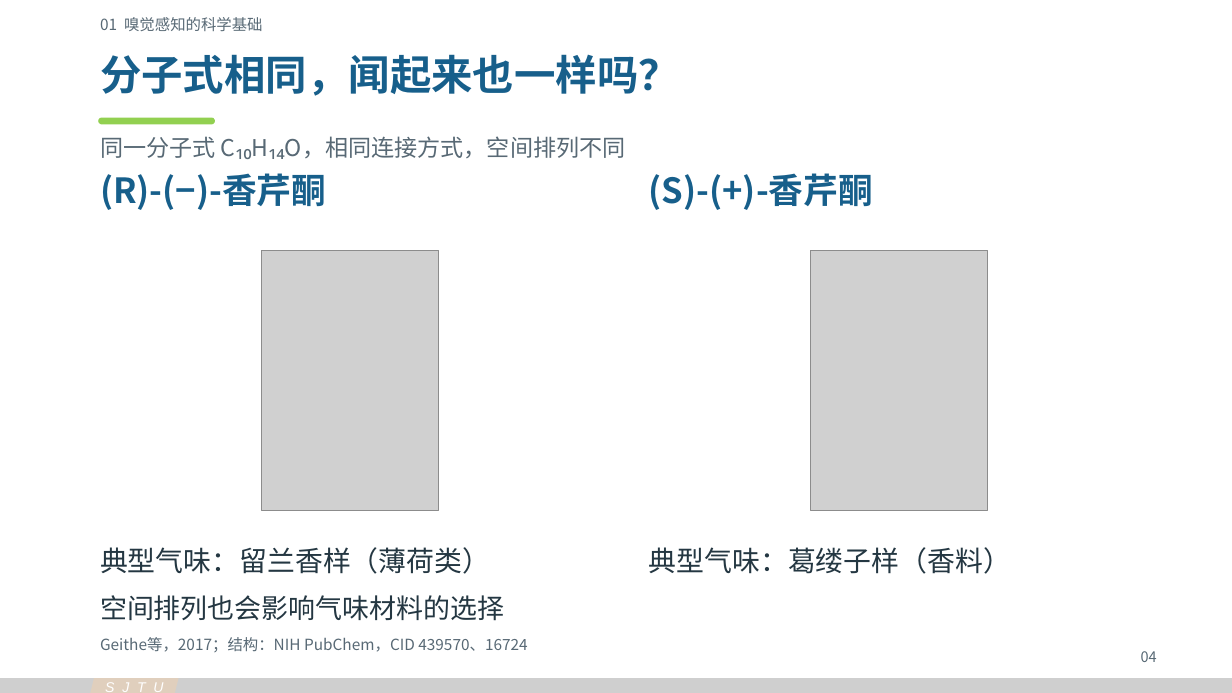
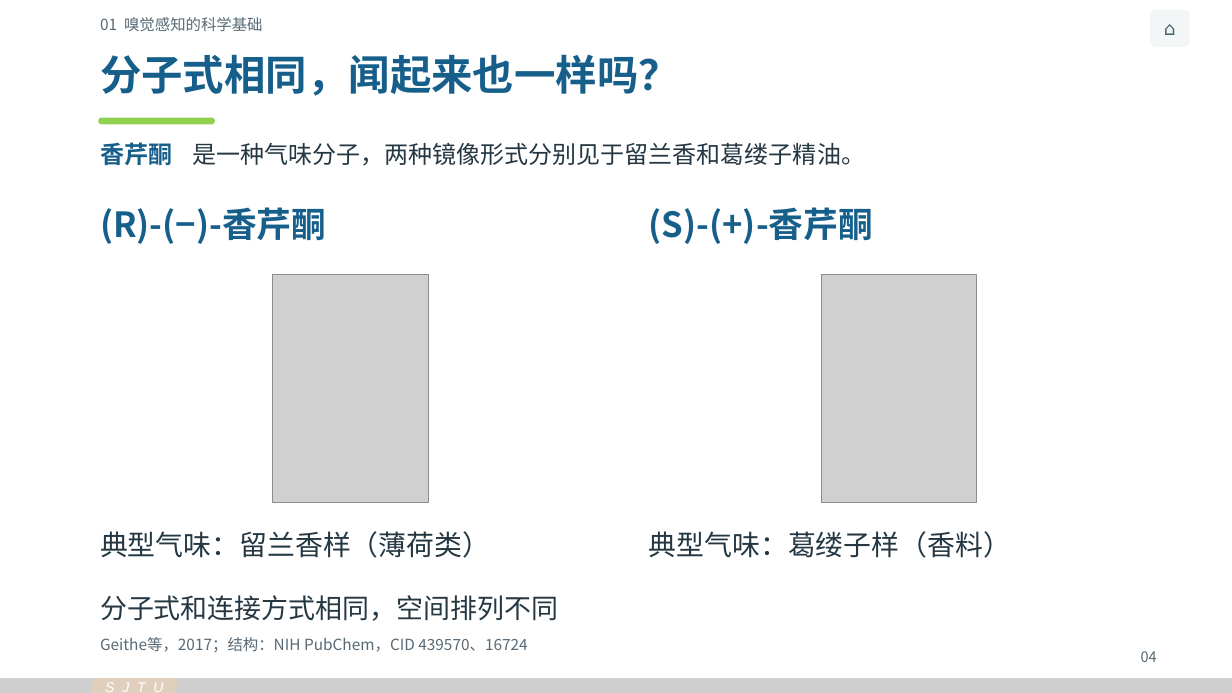
Before and after one commit to Cyh29hao/sjtu-olfaction-vr-2026, a slide deck: slide 4 of release/v3/olfaction-vr-v3.pptx. Drawn at 1232x693 pixels with LibreOffice and Linux fonts; fonts in the diff are those of the drawing; grey boxes stand for pictures. Boxes give left, top, right and bottom in pixels: in the first picture for what was removed or moved away, otherwise in the second. Text is boxed around its words. In the diff, an @@ line names an element or a change of style, - is before the commit and + after.

```diff
--- a/release/v3/olfaction-vr-v3.pptx
+++ b/release/v3/olfaction-vr-v3.pptx
@@ rounded rectangle added at (1151,9,1190,47), fill #F2F6F7, 14.5 pt, text #48636D @@
+⌂
@@ text at (100,142,172,165): text changed; size 27 to 18.8 pt @@
-(R)-(−)-香芹酮
+香芹酮
@@ text added at (193,142,866,166), 18.8 pt, text #243742 @@
+是一种气味分子，两种镜像形式分别见于留兰香和葛缕子精油。
@@ text added at (100,207,326,244), 27 pt, text #175F8B, bold @@
+(R)-(−)-香芹酮
@@ text "(S)-(+)-香芹酮": place and size @@
-text "(S)-(+)-香芹酮" at (649,173,873,210)
+text "(S)-(+)-香芹酮" at (649,207,873,244)
@@ picture: place and size @@
-picture at (262,250,439,510)
+picture at (273,274,429,503)
@@ picture: place and size @@
-picture at (811,250,988,510)
+picture at (822,274,978,503)
@@ text "典型气味：留兰香样（薄荷类）": place and size @@
-text "典型气味：留兰香样（薄荷类）" at (100,547,490,574)
+text "典型气味：留兰香样（薄荷类）" at (100,531,490,558)
@@ text "典型气味：葛缕子样（香料）": place and size @@
-text "典型气味：葛缕子样（香料）" at (649,547,1011,574)
+text "典型气味：葛缕子样（香料）" at (649,531,1011,558)
@@ text at (100,595,558,621): text changed; size 18 to 21 pt; text colour #586975 to #243742 @@
-同一分子式 C₁₀H₁₄O，相同连接方式，空间排列不同
+分子式和连接方式相同，空间排列不同
@@ text removed at (100,595,504,621) @@
-空间排列也会影响气味材料的选择
```
Also in this commit, not shown: 16 other slides changed, 10 slides added, 6 slides removed, 48 other files.
